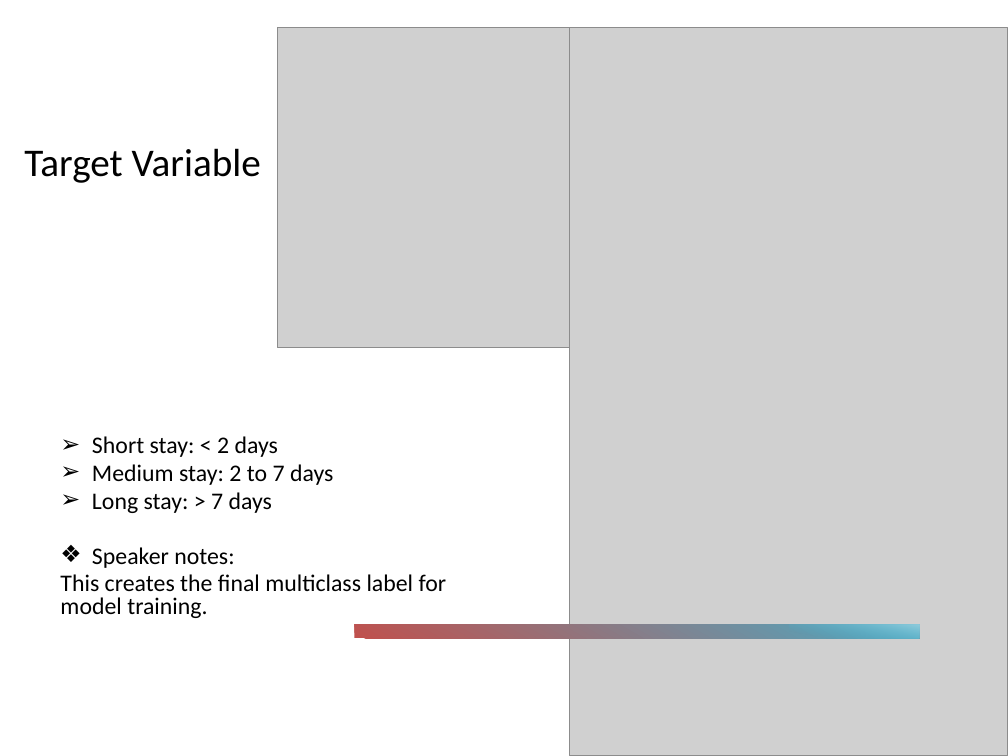
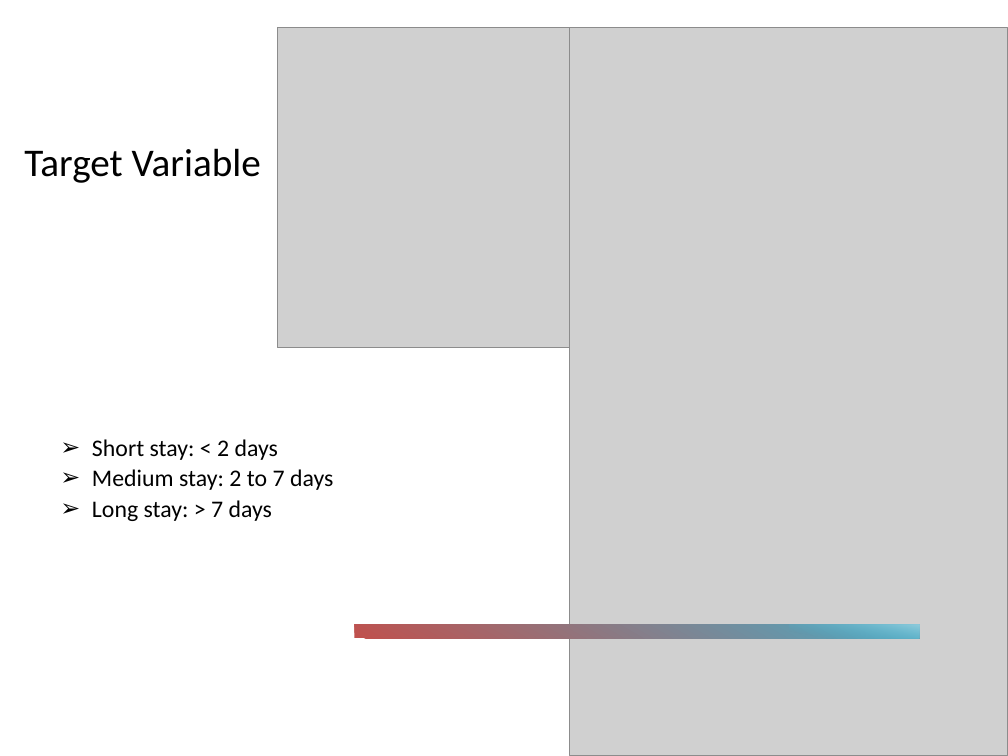
Before and after one commit to abhishekraman2001/AI-Health, a slide deck: slide 8 of akr3222-SelfLearningTuotorial.pptx. Drawn at 1008x756 pixels with LibreOffice and Linux fonts; fonts in the diff are those of the drawing; grey boxes stand for pictures. Boxes give left, top, right and bottom in pixels: in the first picture for what was removed or moved away, otherwise in the second. Text is boxed around its words. In the diff, an @@ line names an element or a change of style, - is before the commit and + after.

```diff
--- a/akr3222-SelfLearningTuotorial.pptx
+++ b/akr3222-SelfLearningTuotorial.pptx
@@ text "Short stay: < 2 days" at (92,439,333,521): line spacing 0.8 to 0.9 @@
@@ text at (60,547,447,618): paragraphs removed @@
-  ❖ Speaker notes:
-  This creates the final multiclass label for model training.
```
Also in this commit, not shown: 10 other slides changed.
